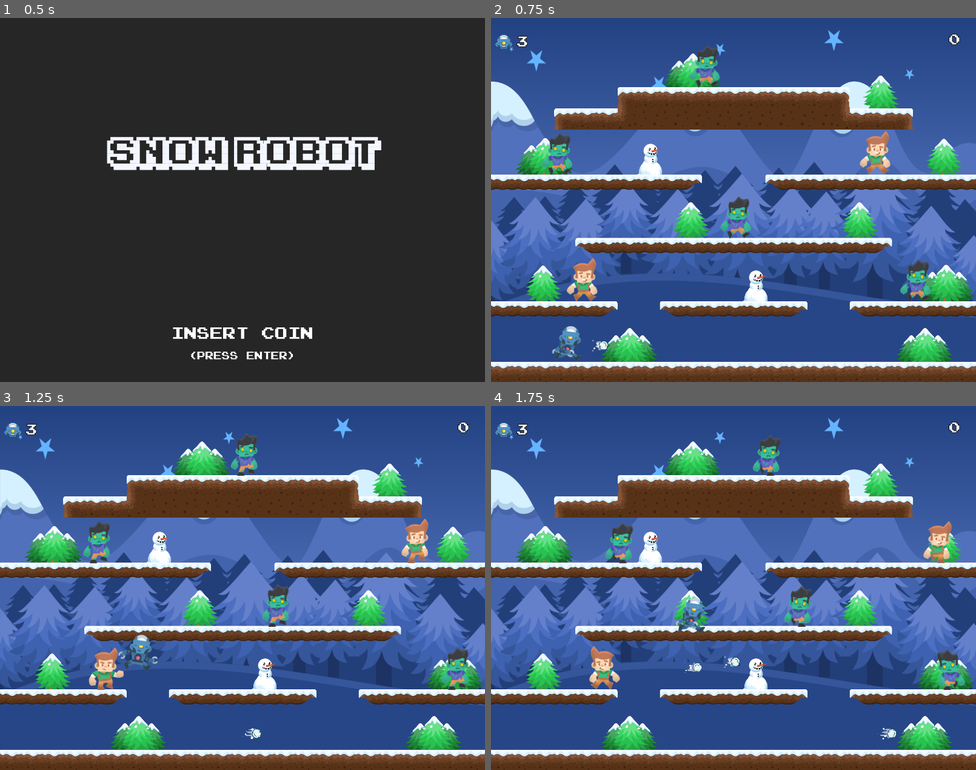
Above: before the commit, frames 1-4 (two rows, left to right).
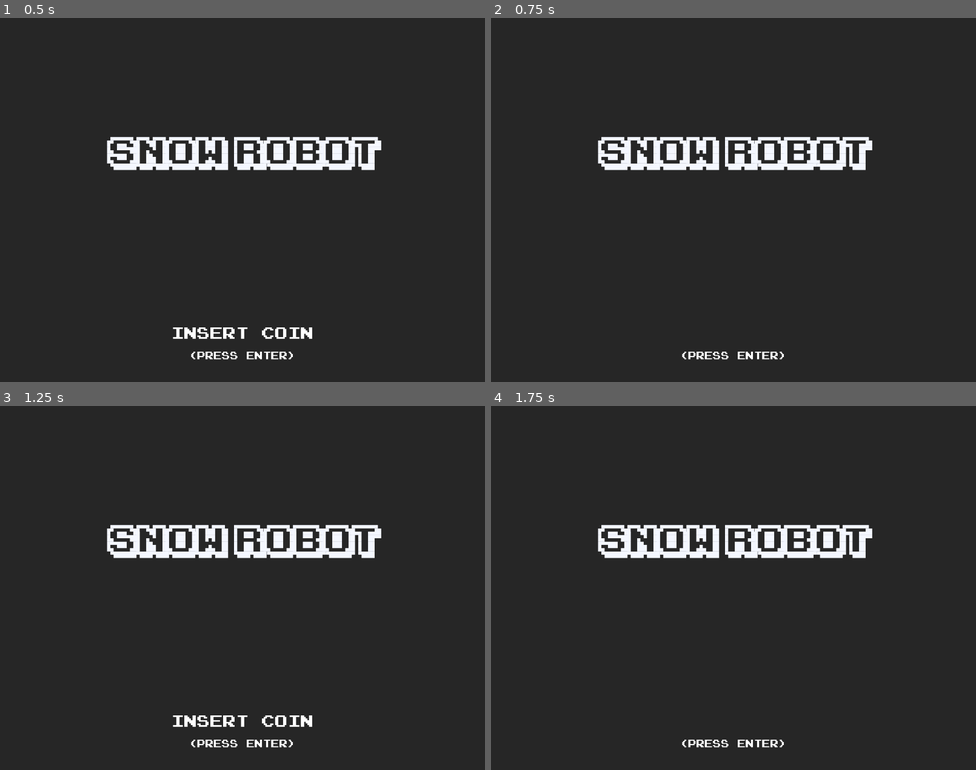
Above: after the commit, the same moments.

Repository: martinavilasj/GodotGameJam2024
Game: Godot game, scene res://scenes/mainmenu.tscn
Two runs of this game, one before a commit and one after it. Both use one fixed random seed, a clock stepped at 60 frames per second and the inputs below. Sound files missing from this copy of the repository are replaced by a short silence.
Inputs (mouse positions are in pixels of both pictures, inside the frame that each line leads up to):
- Up to frame 1 (0.5 s): no input
- Up to frame 2 (0.75 s): tap Enter (ui_accept) at 0.5 s; move the mouse to (840, 181) at 0.52 s; hold D (move_right) from 0.53 s (still down); click (840, 181) at 0.6 s
- Up to frame 3 (1.25 s): keep holding D (move_right); tap Space (jump) at 0.77 s; tap Enter (ui_accept) at 0.8 s
- Up to frame 4 (1.75 s): keep holding D (move_right); tap Enter (ui_accept) at 1.25, 1.35 s; move the mouse to (636, 606) at 1.27 s; tap Space (jump) at 1.52 s; click (636, 606) at 1.55 s

Frame 1 is identical in both runs. In frame 2, 99% of the frame differs, in the area x 0-100%, y 0-100%; in frame 3, 99%; in frame 4, 99%.

Commit message:
Add Effects

Diff:
--- a/scenes/female.tscn
+++ b/scenes/female.tscn
@@ -29,6 +29,7 @@
 [ext_resource type="Texture2D" uid="uid://b0ky7ev62ccou" path="res://assets/characters/female/character_femalePerson_walk5.png" id="27_ayuvy"]
 [ext_resource type="Texture2D" uid="uid://brt5rkgn521s1" path="res://assets/characters/female/character_femalePerson_walk6.png" id="28_5hm6t"]
 [ext_resource type="Texture2D" uid="uid://cg8xuayti5mrw" path="res://assets/characters/female/character_femalePerson_walk7.png" id="29_arxbb"]
+[ext_resource type="AudioStream" uid="uid://c8unvgkodolkp" path="res://sounds/SFX/punch-2-166695.mp3" id="30_4e2y0"]
 
 [sub_resource type="SpriteFrames" id="SpriteFrames_s0uqf"]
 animations = [{
@@ -240,6 +241,9 @@
 
 [node name="VisibleOnScreenNotifier2D" type="VisibleOnScreenNotifier2D" parent="."]
 position = Vector2(1, -32)
+
+[node name="punch" type="AudioStreamPlayer" parent="."]
+stream = ExtResource("30_4e2y0")
 
 [connection signal="animation_finished" from="AnimatedSprite2D" to="." method="_on_animated_sprite_2d_animation_finished"]
 [connection signal="timeout" from="Timer" to="." method="_on_timer_timeout"]
--- a/scenes/gameover.tscn
+++ b/scenes/gameover.tscn
@@ -1,7 +1,8 @@
-[gd_scene load_steps=9 format=3 uid="uid://dgm464y8cnwo0"]
+[gd_scene load_steps=10 format=3 uid="uid://dgm464y8cnwo0"]
 
 [ext_resource type="FontFile" uid="uid://dhnvtdywj2rrk" path="res://assets/fonts/PressStart2P-Regular.ttf" id="1_i8k2l"]
 [ext_resource type="Script" path="res://scripts/gameover.gd" id="1_lkfj1"]
+[ext_resource type="AudioStream" uid="uid://bdmvehwmpm5f5" path="res://sounds/SFX/videogame-death-sound-43894.mp3" id="3_qv0uc"]
 
 [sub_resource type="LabelSettings" id="LabelSettings_xgeav"]
 font = ExtResource("1_i8k2l")
@@ -97,14 +98,15 @@
 anchor_top = 1.0
 anchor_right = 0.5
 anchor_bottom = 1.0
-offset_left = -443.0
-offset_top = -63.0
-offset_right = 445.0
-offset_bottom = -39.0
+offset_left = -444.0
+offset_top = -96.0
+offset_right = 444.0
+offset_bottom = -72.0
 grow_horizontal = 2
 grow_vertical = 0
-text = "PRESS ANY KEY TO RETURN TO  MAIN MENU"
+text = "PRESS ENTER TO RETURN TO  MAIN MENU"
 label_settings = SubResource("LabelSettings_tm58r")
+horizontal_alignment = 1
 
 [node name="AnimationPlayer" type="AnimationPlayer" parent="."]
 libraries = {
@@ -127,3 +129,7 @@
 grow_vertical = 2
 text = "SCORE: "
 label_settings = SubResource("LabelSettings_btn3u")
+horizontal_alignment = 1
+
+[node name="AudioStreamPlayer" type="AudioStreamPlayer" parent="."]
+stream = ExtResource("3_qv0uc")
--- a/scenes/level_1.tscn
+++ b/scenes/level_1.tscn
@@ -33,6 +33,7 @@
 [ext_resource type="Texture2D" uid="uid://dukkofb13om33" path="res://assets/tilemap/png/Object/Stone.png" id="28_535kw"]
 [ext_resource type="Texture2D" uid="uid://d1shlfiur6u3w" path="res://assets/tilemap/png/Object/Tree_1.png" id="29_po5lo"]
 [ext_resource type="Texture2D" uid="uid://dcqv7pxf3abht" path="res://assets/tilemap/png/Object/Tree_2.png" id="30_o6fbb"]
+[ext_resource type="AudioStream" uid="uid://dlhsajm6b2uyj" path="res://sounds/SFX/pixel-death-66829.mp3" id="35_iatms"]
 [ext_resource type="AudioStream" uid="uid://br8sh2bsr7208" path="res://sounds/background/game.mp3" id="37_u2kgg"]
 
 [sub_resource type="TileSetAtlasSource" id="TileSetAtlasSource_mqke7"]
@@ -485,4 +486,7 @@
 [node name="posicion6" type="Marker2D" parent="posiciones"]
 position = Vector2(490, -121)
 
+[node name="player_death" type="AudioStreamPlayer" parent="."]
+stream = ExtResource("35_iatms")
+
 [connection signal="body_entered" from="delete_zone" to="delete_zone" method="_on_body_entered"]
--- a/scenes/mainmenu.tscn
+++ b/scenes/mainmenu.tscn
@@ -1,9 +1,10 @@
-[gd_scene load_steps=11 format=3 uid="uid://wyohaqgdmodq"]
+[gd_scene load_steps=12 format=3 uid="uid://wyohaqgdmodq"]
 
 [ext_resource type="FontFile" uid="uid://c8bbqk04fsqoc" path="res://assets/fonts/ka1.ttf" id="1_mrmkf"]
 [ext_resource type="Script" path="res://scripts/mainmenu.gd" id="1_rq5sb"]
 [ext_resource type="FontFile" uid="uid://dhnvtdywj2rrk" path="res://assets/fonts/PressStart2P-Regular.ttf" id="2_v226x"]
 [ext_resource type="AudioStream" uid="uid://cdx520k8qgmim" path="res://sounds/background/menu.mp3" id="4_r3aeq"]
+[ext_resource type="AudioStream" uid="uid://d3dlbjdb370c8" path="res://sounds/SFX/90s-game-ui-6-185099.mp3" id="5_rvq4g"]
 
 [sub_resource type="LabelSettings" id="LabelSettings_l13e2"]
 font = ExtResource("1_mrmkf")
@@ -131,4 +132,9 @@
 
 [node name="AudioStreamPlayer" type="AudioStreamPlayer" parent="."]
 stream = ExtResource("4_r3aeq")
+volume_db = -5.0
 autoplay = true
+stream_paused = true
+
+[node name="start" type="AudioStreamPlayer" parent="."]
+stream = ExtResource("5_rvq4g")
--- a/scenes/male.tscn
+++ b/scenes/male.tscn
@@ -29,6 +29,7 @@
 [ext_resource type="Texture2D" uid="uid://d2qmfjd5k2ndy" path="res://assets/characters/male/character_maleAdventurer_walk5.png" id="27_1feyn"]
 [ext_resource type="Texture2D" uid="uid://dpt5rslyc73sj" path="res://assets/characters/male/character_maleAdventurer_walk6.png" id="28_o2q24"]
 [ext_resource type="Texture2D" uid="uid://d2y025dw735b4" path="res://assets/characters/male/character_maleAdventurer_walk7.png" id="29_tbn6l"]
+[ext_resource type="AudioStream" uid="uid://c8unvgkodolkp" path="res://sounds/SFX/punch-2-166695.mp3" id="30_1jdoa"]
 
 [sub_resource type="SpriteFrames" id="SpriteFrames_s0uqf"]
 animations = [{
@@ -181,7 +182,7 @@
 [sub_resource type="CircleShape2D" id="CircleShape2D_ctcbv"]
 radius = 33.0606
 
-[node name="female" type="CharacterBody2D" groups=["enemy"]]
+[node name="male" type="CharacterBody2D" groups=["enemy"]]
 collision_layer = 2
 collision_mask = 2
 script = ExtResource("1_0nnu4")
@@ -240,6 +241,9 @@
 
 [node name="VisibleOnScreenNotifier2D" type="VisibleOnScreenNotifier2D" parent="."]
 position = Vector2(1, -32)
+
+[node name="punch" type="AudioStreamPlayer" parent="."]
+stream = ExtResource("30_1jdoa")
 
 [connection signal="animation_finished" from="AnimatedSprite2D" to="." method="_on_animated_sprite_2d_animation_finished"]
 [connection signal="timeout" from="Timer" to="." method="_on_timer_timeout"]
--- a/scenes/robot.tscn
+++ b/scenes/robot.tscn
@@ -18,6 +18,7 @@
 [ext_resource type="Texture2D" uid="uid://b4wmgtmadmhop" path="res://assets/characters/robot/character_robot_drag.png" id="11_lw138"]
 [ext_resource type="Texture2D" uid="uid://6airrtqigiit" path="res://assets/characters/robot/character_robot_walk6.png" id="11_uxjfi"]
 [ext_resource type="Texture2D" uid="uid://kxdqfm6tx6vt" path="res://assets/characters/robot/character_robot_walk7.png" id="12_e8460"]
+[ext_resource type="AudioStream" uid="uid://cxxh5ldltk3nr" path="res://sounds/SFX/swing-whoosh-weapon-2-189822.mp3" id="19_r7yw8"]
 
 [sub_resource type="SpriteFrames" id="SpriteFrames_2d1jg"]
 animations = [{
@@ -138,5 +139,8 @@
 position = Vector2(1.5, 18)
 shape = SubResource("RectangleShape2D_4try3")
 
+[node name="throw" type="AudioStreamPlayer" parent="."]
+stream = ExtResource("19_r7yw8")
+
 [connection signal="body_entered" from="Area2D" to="." method="_on_area_2d_body_entered"]
 [connection signal="body_exited" from="Area2D" to="." method="_on_area_2d_body_exited"]
--- a/scenes/zombie.tscn
+++ b/scenes/zombie.tscn
@@ -29,6 +29,7 @@
 [ext_resource type="Texture2D" uid="uid://bc5cpxuwmyifi" path="res://assets/characters/rotacionbola/bola_rotacion_4.png" id="20_64hjn"]
 [ext_resource type="Texture2D" uid="uid://vqmsiou14yxc" path="res://assets/characters/rotacionbola/bola_rotacion_5.png" id="21_dnkag"]
 [ext_resource type="Texture2D" uid="uid://bcl8ce7kfkeib" path="res://assets/characters/zombie/character_zombie_fallDown.png" id="22_ltt4t"]
+[ext_resource type="AudioStream" uid="uid://c8unvgkodolkp" path="res://sounds/SFX/punch-2-166695.mp3" id="30_co03i"]
 
 [sub_resource type="SpriteFrames" id="SpriteFrames_s0uqf"]
 animations = [{
@@ -240,6 +241,9 @@
 
 [node name="VisibleOnScreenNotifier2D" type="VisibleOnScreenNotifier2D" parent="."]
 position = Vector2(1, -32)
+
+[node name="punch" type="AudioStreamPlayer" parent="."]
+stream = ExtResource("30_co03i")
 
 [connection signal="animation_finished" from="AnimatedSprite2D" to="." method="_on_animated_sprite_2d_animation_finished"]
 [connection signal="timeout" from="Timer" to="." method="_on_timer_timeout"]
--- a/scripts/GLOBAL.gd
+++ b/scripts/GLOBAL.gd
@@ -3,8 +3,9 @@
 var PLAYER_LIFES: int = 3
 var PLAYER_POINTS: int = 0
 
-var ENEMY_VELOCITY: int
-var ENEMY_ATTACK_VELOCITY: int
+var ENEMY_VELOCITY: int = 100
+var ENEMY_ATTACK_VELOCITY: int = 1.0
+var ENEMY_VISION = 300
 
 var menu_scene: String = "res://scenes/mainmenu.tscn"
 var game_scene: String = "res://scenes/level_1.tscn"
@@ -29,3 +30,6 @@
 func restart_game() -> void:
 	PLAYER_LIFES = 3
 	PLAYER_POINTS = 0
+	ENEMY_VELOCITY = 100
+	ENEMY_ATTACK_VELOCITY = 1.0
+	ENEMY_VISION = 300
--- a/scripts/enemy.gd
+++ b/scripts/enemy.gd
@@ -1,4 +1,6 @@
 extends CharacterBody2D
+
+signal attack_finished
 
 @onready var sprite = $AnimatedSprite2D
 
@@ -39,15 +41,31 @@
 # Index para saber la posicion en la que aparece al principio en el mapa
 var map_position: int
 
+var speed_attack: float = 1.0
+
+@onready var punch_sound = $punch
+
+func _ready() -> void:
+	move_speed = GLOBAL.ENEMY_VELOCITY
+	max_speed = move_speed * 1.5
+	speed_attack = GLOBAL.ENEMY_ATTACK_VELOCITY
+	right_sensor.target_position.x = GLOBAL.ENEMY_VISION
+	left_sensor.target_position.x = -GLOBAL.ENEMY_VISION
+
 func _process(delta: float) -> void:
 	velocity.y += gravity
 
 	# Verificar estado del enemigo
 	if state == 0: # Estado normal del enemigo
+		#if is_shooting:
+		#	await attack_finished
 		if detect_player():
 			shooting()
 		else:
-			sprite.play("walk")
+			if move_speed >= 250:
+				sprite.play("run")
+			else:
+				sprite.play("walk")
 			detect_precipice()
 			detect_wall()
 			move_enemy()
@@ -102,7 +120,8 @@
 
 func shooting():
 	is_shooting = true
-	sprite.play("attack")
+	sprite.play("attack", speed_attack)
+	print()
 	await sprite.animation_finished
 
 func get_damage():
@@ -126,9 +145,13 @@
 
 	snowball.global_position = $shoot_position/Marker2D.global_position
 	get_parent().add_child(snowball)
+	#attack_finished.emit()
 	is_shooting = false
 
 func delete_enemy():
+	GLOBAL.ENEMY_VELOCITY += 5
+	GLOBAL.ENEMY_ATTACK_VELOCITY += 0.2
+	GLOBAL.ENEMY_VISION += 25
 	get_parent().regenerate_enemy(map_position)
 	queue_free()
 
@@ -139,6 +162,7 @@
 func _on_area_2d_body_entered(body: Node2D) -> void:
 	if body.is_in_group("enemy"):
 		if body.state == 5:
+			punch_sound.play()
 			GLOBAL.add_points(1500)
 			# Pasar al estado 6 para reproducir animacion muerte
 			state = 6
--- a/scripts/gameover.gd
+++ b/scripts/gameover.gd
@@ -1,10 +1,12 @@
 extends Control
 
 @onready var score = $score
+@onready var game_over_sound = $AudioStreamPlayer
 
 func _ready() -> void:
 	$AnimationPlayer.play("text_press")
+	game_over_sound.play()
 	score.text = "SCORE: " + str(GLOBAL.PLAYER_POINTS)
 func _process(delta: float) -> void:
-	if Input.is_anything_pressed():
+	if Input.is_action_just_pressed("ui_accept"):
 		GLOBAL.main_menu()
--- a/scripts/level_1.gd
+++ b/scripts/level_1.gd
@@ -37,6 +37,7 @@
 func reinstantiate_player():
 	if player:
 		player.queue_free()
+		$player_death.play()
 		instantiate_player()
 
 func instantiate_all_enemies() -> void:
--- a/scripts/mainmenu.gd
+++ b/scripts/mainmenu.gd
@@ -1,8 +1,12 @@
 extends Control
+
+@onready var start_sound = $start
 
 func _ready() -> void:
 	$AnimationPlayer.play("text_animation")
 
 func _process(delta: float) -> void:
 	if Input.is_action_just_pressed("ui_accept"):
+		start_sound.play()
+		await start_sound.finished
 		GLOBAL.start_game()
--- a/scripts/robot.gd
+++ b/scripts/robot.gd
@@ -12,6 +12,8 @@
 
 var enemy_ball_in_area = false
 var enemy
+
+@onready var throw_ball = $throw
 
 func _ready() -> void:
 	pass
@@ -58,6 +60,7 @@
 	move_and_slide()
 
 func shooting():
+	throw_ball.play()
 	var snowball = snowball_scene.instantiate()
 	if sprite.flip_h:
 		$shoot_position.scale.x = -1
--- a/scripts/snowball.gd
+++ b/scripts/snowball.gd
@@ -5,7 +5,6 @@
 
 @onready var sprite = $AnimatedSprite2D
 @onready var rotation_ball = sprite.rotation_degrees
-
 
 func _ready() -> void:
 	sprite.play("default")
Not shown: 1 places in scenes/female.tscn that only renumber resources
Not shown: 1 places in scenes/level_1.tscn that only renumber resources
Not shown: 1 places in scenes/male.tscn that only renumber resources
Not shown: 1 places in scenes/robot.tscn that only renumber resources
Not shown: 1 places in scenes/zombie.tscn that only renumber resources
Not shown, added: sounds/SFX/90s-game-ui-6-185099.mp3.import
Not shown, added: sounds/SFX/pixel-death-66829.mp3.import
Not shown, added: sounds/SFX/power_up_01.ogg.import
Not shown, added: sounds/SFX/punch-1-166694.mp3.import
Not shown, added: sounds/SFX/punch-2-166695.mp3.import
Not shown, added: sounds/SFX/swing-whoosh-weapon-2-189822.mp3.import
Not shown, added: sounds/SFX/videogame-death-sound-43894.mp3.import
(and 7 more such lines)
